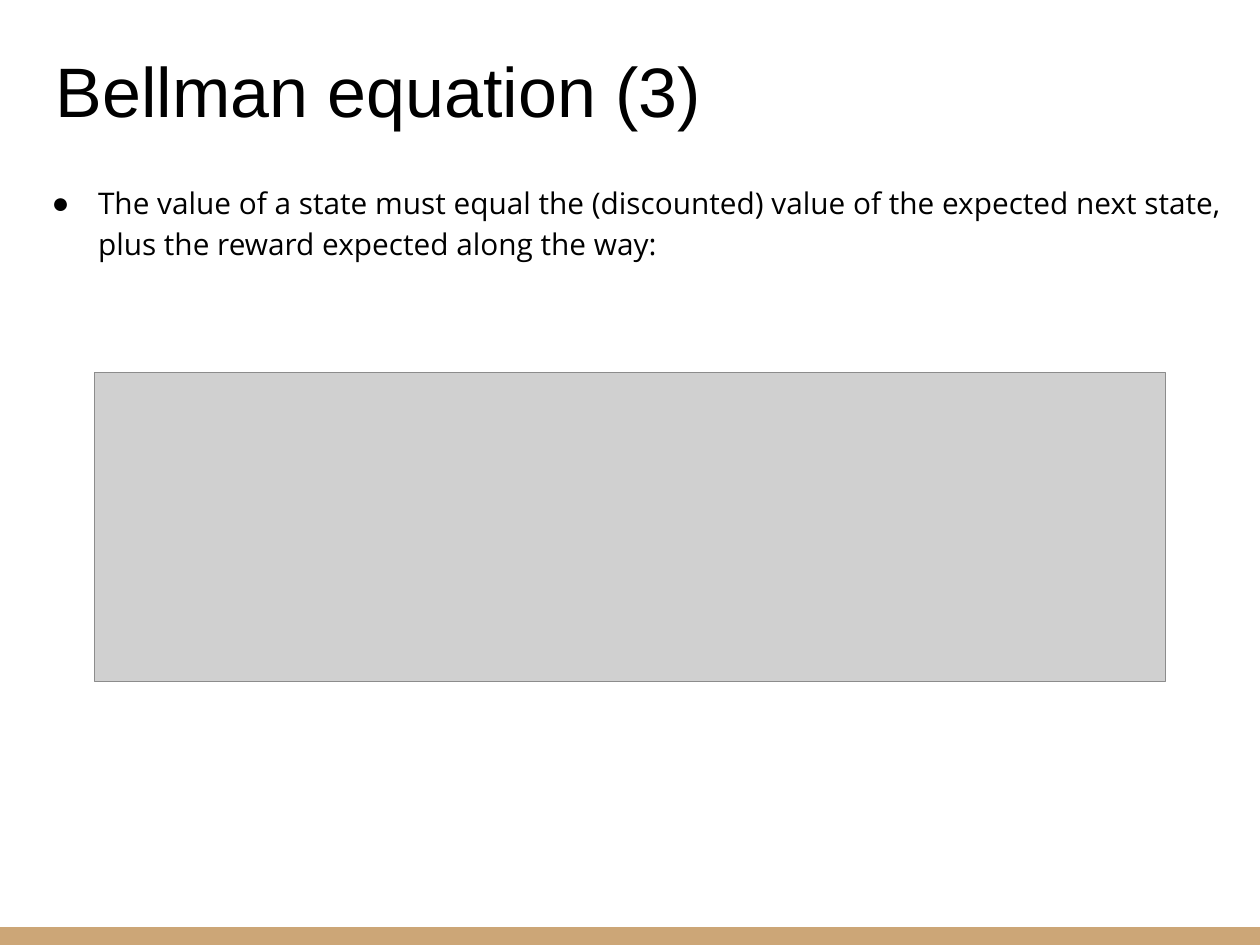
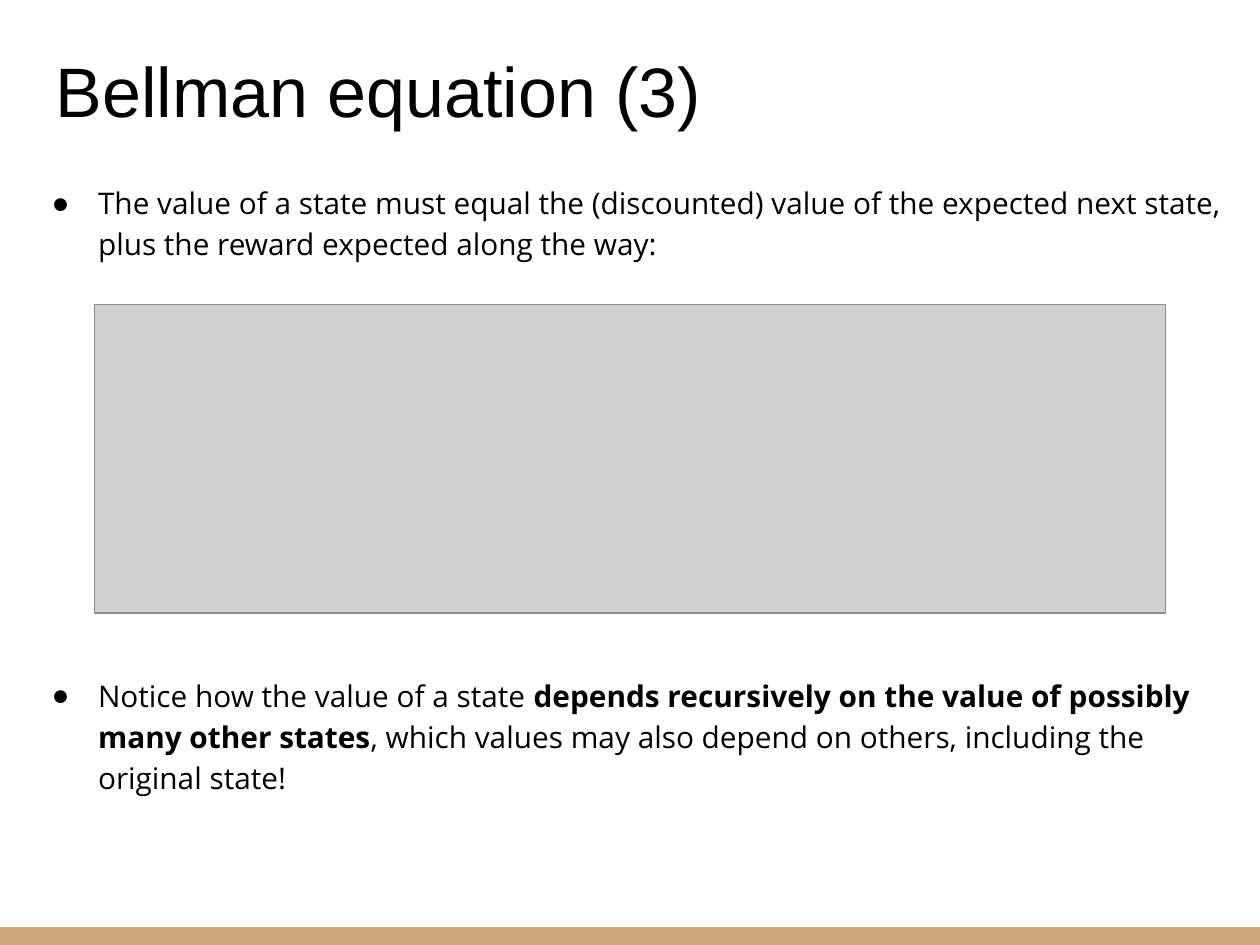
Before and after one commit to riccardoberta/autonomous-agents, a slide deck: slide 9 of 02 - Dynamic Programming/slides.pptx (slide 7 before the commit). Drawn at 1260x945 pixels with LibreOffice and Linux fonts; fonts in the diff are those of the drawing; grey boxes stand for pictures. Boxes give left, top, right and bottom in pixels: in the first picture for what was removed or moved away, otherwise in the second. Text is boxed around its words. In the diff, an @@ line names an element or a change of style, - is before the commit and + after.

```diff
--- a/02 - Dynamic Programming/slides.pptx
+++ b/02 - Dynamic Programming/slides.pptx
@@ picture: place and size @@
-picture at (94,373,1166,682)
+picture at (94,305,1166,614)
@@ text at (98,684,1190,796): paragraph added @@
+● Notice how the value of a state depends recursively on the value of possibly many other states, which values may also depend on others, including the original state!
```
Also in this commit, not shown: 9 other slides changed, 2 slides added, 20 other files.
